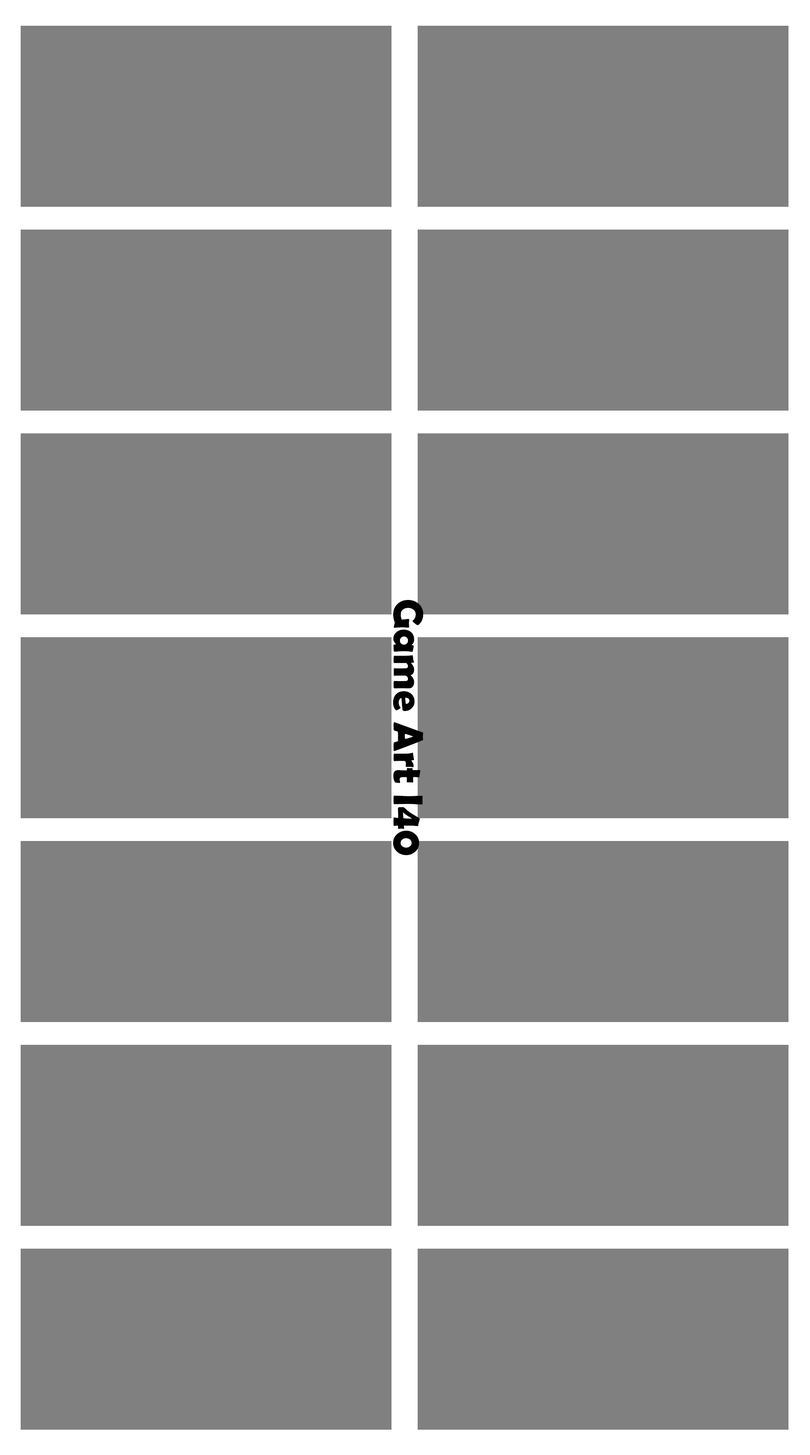
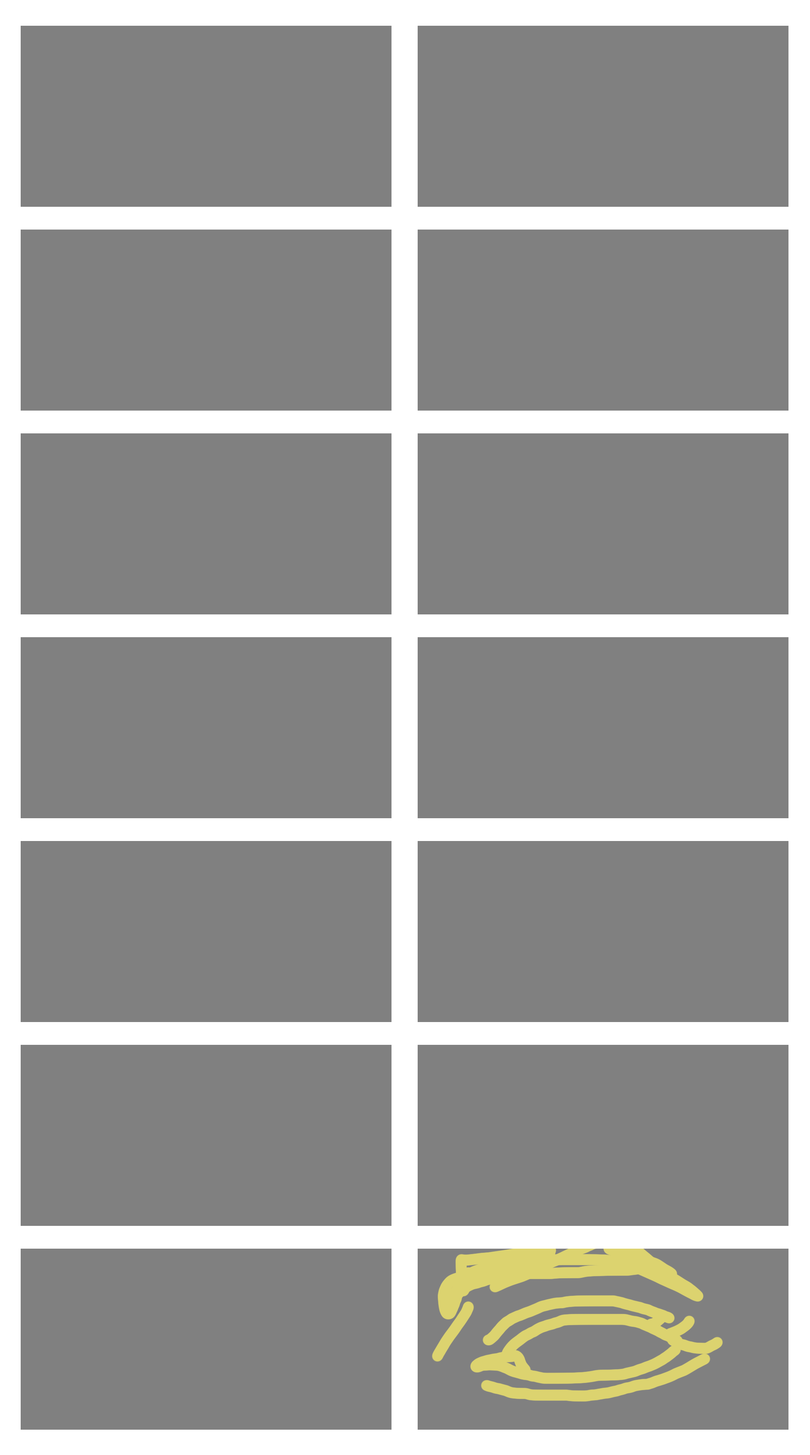
Two versions of the same layered image (810x1455). Layer-by-layer changes:
removed layer "Game Art I40" over [392, 599, 424, 856]
painted on "Ahmed Mohamed Ahmed elsayed" over [431, 1248, 724, 1403]
